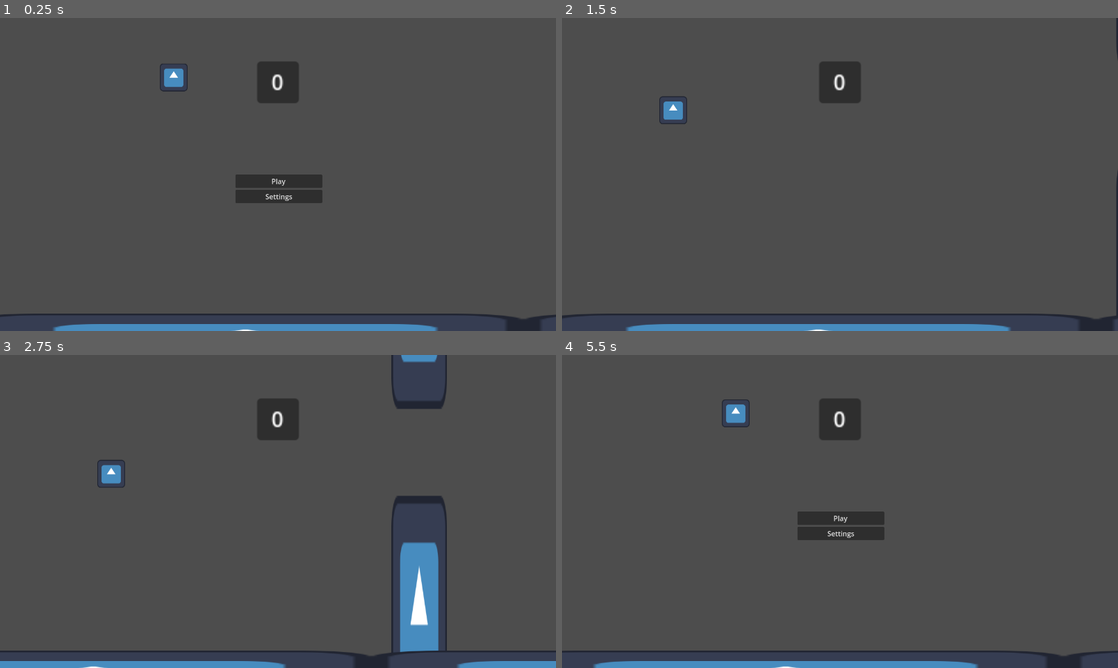
Above: before the commit, frames 1-4 (two rows, left to right).
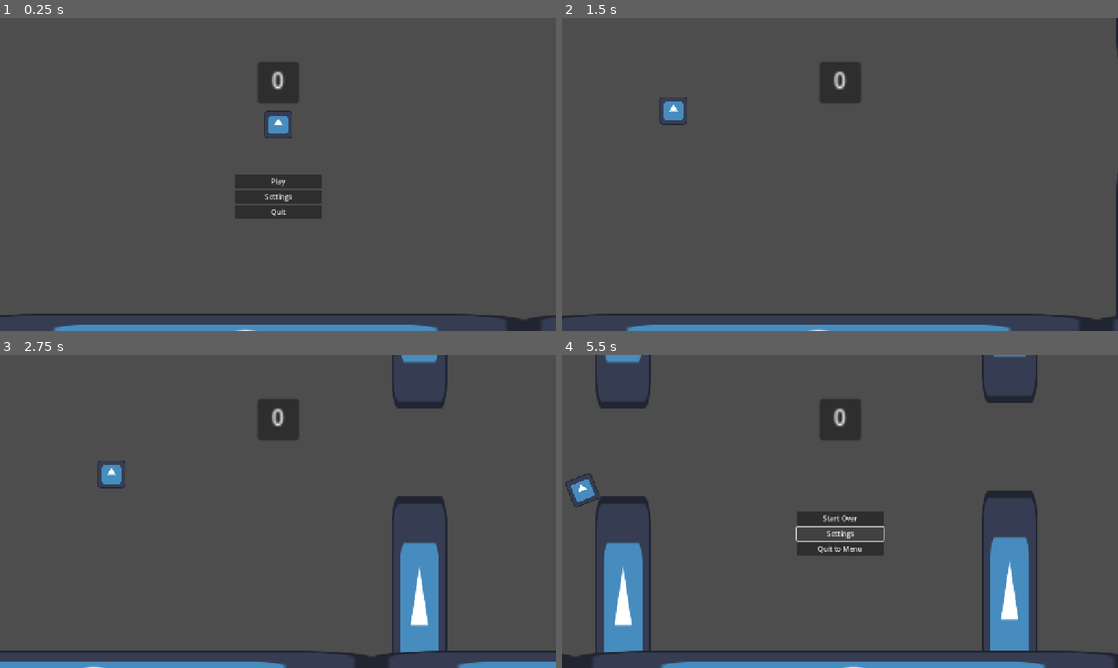
Above: after the commit, the same moments.

Repository: PerroBetto/FlappyLearn-Flappy-bird-clone-to-learn-GODOT-
Game: Godot game, scene res://Scenes/menu.tscn
Two runs of this game, one before a commit and one after it. Both use one fixed random seed, a clock stepped at 60 frames per second and the inputs below. The engine's default icon, where the game draws it, is replaced by a stand-in: a white triangle on a blue panel in a dark square.
Inputs (mouse positions are in pixels of both pictures, inside the frame that each line leads up to):
- Up to frame 1 (0.25 s): no input
- Up to frame 2 (1.5 s): click "Settings" at 0.5 s; click "Play" at 1.25 s
- Up to frame 3 (2.75 s): tap Enter (ui_accept) at 2, 2.1, 2.27, 2.57 s; hold Up (ui_up) from 2.03 s (still down)
- Up to frame 4 (5.5 s): tap Enter (ui_accept) at 2.85, 3.02, 3.32, 3.6, 4.35, 4.52, 4.82 s; release Up (ui_up) at 3.53 s; hold Down (ui_down) 3.53-4.28 s; hold Up (ui_up) 4.28-5 s; click (840, 533) at 5 s, where only the run after the commit has a clickable "Settings"

The runs differ from the first frame. In frame 1, 1.6% of the frame differs, in the area x 0-98%, y 14-100%; in frame 2, 0.3%; in frame 3, 0.7%; in frame 4, 9.9%, in the area x 0-100%, y 0-100%.

Commit message:
added more disfunctional UI buttons, and messing around with screen size stuff.

Diff:
--- a/Scenes/level.tscn
+++ b/Scenes/level.tscn
@@ -46,6 +46,10 @@
 text = "Start Over
 "
 
+[node name="Settings" type="Button" parent="PauseMenu/VBoxContainer"]
+layout_mode = 2
+text = "Settings"
+
 [node name="quitToMenu" type="Button" parent="PauseMenu/VBoxContainer"]
 layout_mode = 2
 text = "Quit to Menu"
--- a/Scenes/menu.tscn
+++ b/Scenes/menu.tscn
@@ -9,42 +9,50 @@
 [node name="Menu" type="Node"]
 script = ExtResource("1_xhh6f")
 
+[node name="Camera2D" type="Camera2D" parent="."]
+offset = Vector2(640, 360)
+
 [node name="ScoreBoardUI" parent="." instance=ExtResource("2_cayip")]
 
 [node name="MenuOptions" type="Control" parent="."]
 layout_mode = 3
-anchors_preset = 5
-anchor_left = 0.5
-anchor_right = 0.5
-offset_left = -638.0
-offset_right = 642.0
-offset_bottom = 720.0
+anchors_preset = 15
+anchor_right = 1.0
+anchor_bottom = 1.0
 grow_horizontal = 2
+grow_vertical = 2
 size_flags_horizontal = 4
 script = ExtResource("3_wwsa2")
 
 [node name="VBoxContainer" type="VBoxContainer" parent="MenuOptions"]
-layout_mode = 0
-offset_left = 540.0
-offset_top = 360.0
-offset_right = 740.0
-offset_bottom = 660.0
+layout_mode = 1
+anchors_preset = 8
+anchor_left = 0.5
+anchor_top = 0.5
+anchor_right = 0.5
+anchor_bottom = 0.5
+offset_left = -100.0
+offset_right = 100.0
+offset_bottom = 300.0
+grow_horizontal = 2
+grow_vertical = 2
 
 [node name="Play" type="Button" parent="MenuOptions/VBoxContainer"]
 layout_mode = 2
 text = "Play"
 
-[node name="Button" type="Button" parent="MenuOptions/VBoxContainer"]
+[node name="Settings" type="Button" parent="MenuOptions/VBoxContainer"]
 layout_mode = 2
 text = "Settings
 "
+
+[node name="Quit" type="Button" parent="MenuOptions/VBoxContainer"]
+layout_mode = 2
+text = "Quit"
 
 [node name="bird" parent="." instance=ExtResource("3_cayip")]
 
 [node name="Floor" parent="." instance=ExtResource("4_158mb")]
 position = Vector2(640, 744)
 
-[node name="Camera2D" type="Camera2D" parent="."]
-offset = Vector2(640, 360)
-
 [connection signal="pressed" from="MenuOptions/VBoxContainer/Play" to="MenuOptions" method="_on_play_pressed"]
--- a/Scripts/mainMenu.gd
+++ b/Scripts/mainMenu.gd
@@ -11,11 +11,19 @@
 	scoreBoard.call("process_point", Globals.High_Score)
 
 	_windowSize = self.get_window().size
-	bird.call("set_title_min_height", _windowSize.y/2.5)
-	bird.position = Vector2(_windowSize.x/2.0, _windowSize.y/2.5)
+	bird.call("set_title_min_height", 720/2.5)
+	bird.position = Vector2(1280/2.0, 720/2.5)
 
 
 
 # Called every frame. 'delta' is the elapsed time since the previous frame.
 func _process(_delta):
-	pass
+	if(Input.is_action_just_pressed("ui_up")):
+		get_viewport().size = Vector2i(get_viewport().size.x + 16, get_viewport().size.y + 9)
+	if(Input.is_action_just_pressed("ui_down")):
+		get_viewport().size = Vector2i(get_viewport().size.x - 16, get_viewport().size.y - 9)
+
+	if(Input.is_action_just_pressed("ui_accept")):
+		get_window().mode = Window.MODE_EXCLUSIVE_FULLSCREEN
+		get_viewport().size = Vector2i(1920, 1080)
+	print(get_viewport().size)
--- a/project.godot
+++ b/project.godot
@@ -23,7 +23,9 @@
 
 window/size/viewport_width=1280
 window/size/viewport_height=720
-window/stretch/mode="viewport"
+window/size/resizable=false
+window/stretch/mode="canvas_items"
+window/stretch/aspect="expand"
 
 [dotnet]
 
